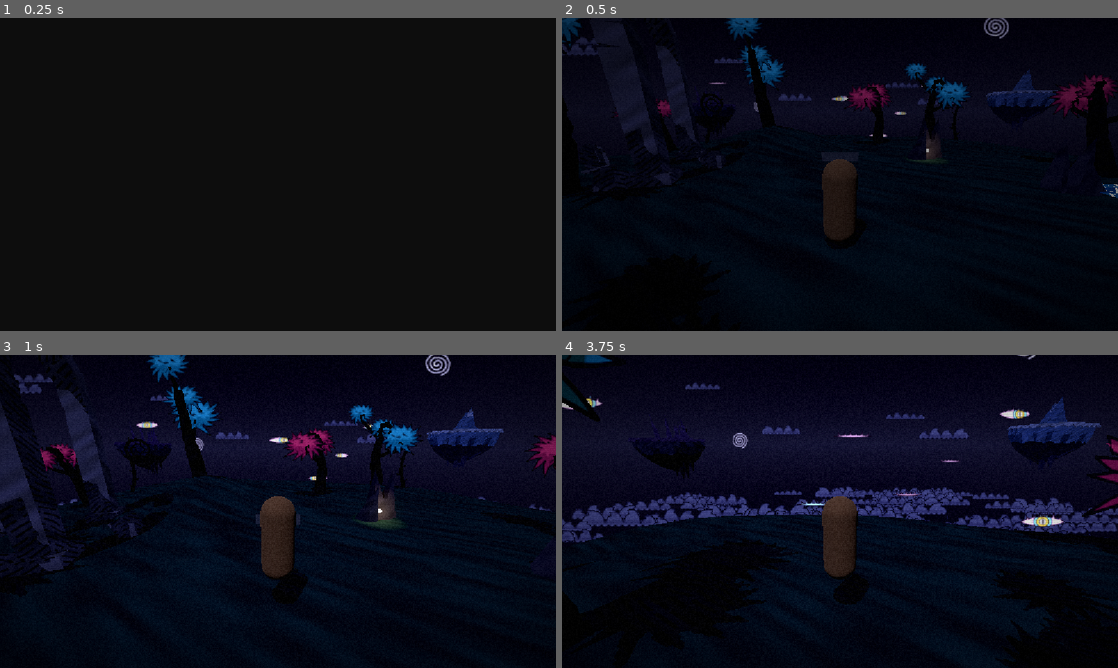
Above: before the commit, frames 1-4 (two rows, left to right).
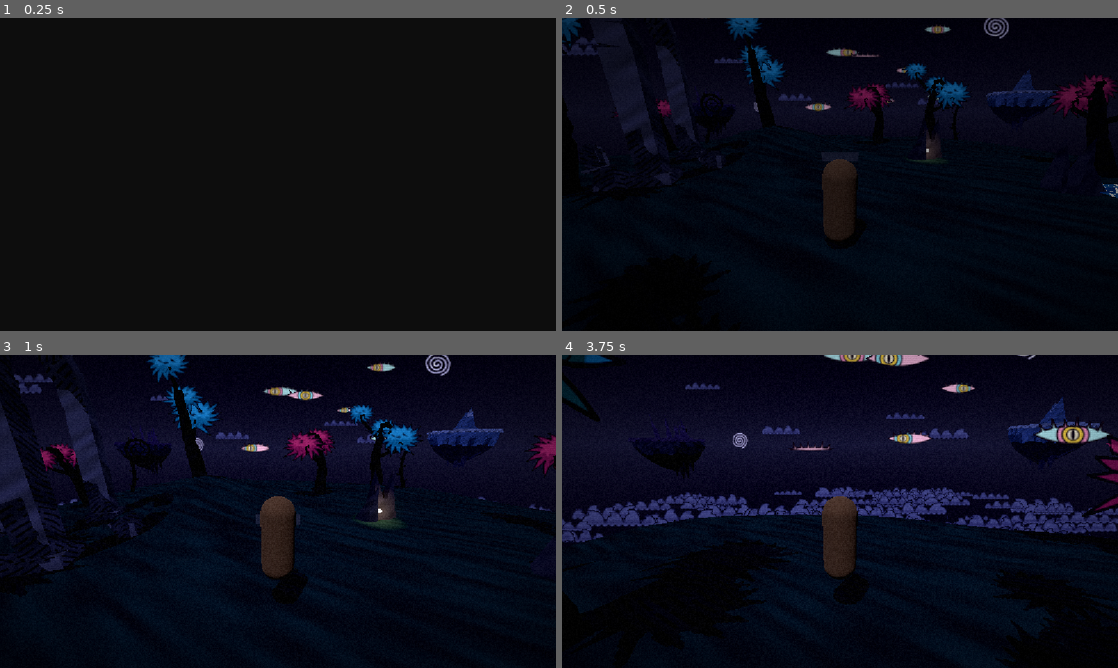
Above: after the commit, the same moments.

Repository: JackVoltaire/Dhull-Garden
Game: Godot game, scene res://scenes/main/main.tscn
Same seed, same stepped clock (60 frames per second), same inputs: the game is played once before the commit and once after it.
Inputs (mouse positions are in pixels of both pictures, inside the frame that each line leads up to):
- Up to frame 1 (0.25 s): no input
- Up to frame 2 (0.5 s): no input
- Up to frame 3 (1 s): tap Enter at 0.5 s; move the mouse to (305, 511) at 0.52 s; hold W (move_forward) from 0.53 s (still down); hold E (interact) from 0.53 s (still down); tap Space (jump) at 0.77 s
- Up to frame 4 (3.75 s): keep holding W (move_forward); move the mouse to (812, 511) at 1.27 s; release E (interact) at 1.28 s; tap Shift (sprint) at 1.35, 2.85 s; tap Space (jump) at 1.52, 3.02 s; move the mouse to (851, 505) at 2.02 s; hold E (interact) 2.03-2.78 s; move the mouse to (834, 517) at 2.77 s; move the mouse to (878, 514) at 3.52 s; hold E (interact) from 3.53 s (still down)

Frame 1 is identical in both runs. In frame 2, 0.4% of the frame differs, in the area x 25-70%, y 0-38%; in frame 3, 0.7%; in frame 4, 2.0%, in the area x 0-99%, y 0-55%.

Commit message:
Show the floating eyes in their drawn colors, up in the sky
By day the sunlight plus their own glow washed the eyes out to white
and yellow, and they sat small near the horizon. Cutouts can now ignore
the world's light (world_light 0) and keep exactly their drawn colors;
the eyes do, and float bigger and higher, among the sky doodles.

Co-Authored-By: Claude Opus 5.5 <noreply@anthropic.com>

Diff:
--- a/assets/shaders/cardboard_cutout.gdshader
+++ b/assets/shaders/cardboard_cutout.gdshader
@@ -21,6 +21,9 @@
 uniform vec4 tint : source_color = vec4(1.0);
 // Light of the drawing's own, so bright accents keep their color in shade and at night.
 uniform float self_light : hint_range(0.0, 2.0) = 0.0;
+// How much the world's light falls on the drawing. At 0 it keeps exactly its drawn colors by day
+// and night, as bright as self_light makes it.
+uniform float world_light : hint_range(0.0, 1.0) = 1.0;
 // How far the shadow caster sits behind the drawing, along the light, in mesh units; about
 // half the mesh's width. The shadow on the ground stays in place, but the drawing stops
 // shadowing itself.
@@ -81,7 +84,7 @@
 	uv.x = mix(uv.x, 1.0 - uv.x, flip);
 	uv.x = (uv.x + frame) / float(frame_count * variants);
 	vec4 color = texture(frames, uv) * tint;
-	ALBEDO = color.rgb;
+	ALBEDO = color.rgb * world_light;
 	EMISSION = color.rgb * self_light;
 	ALPHA = color.a;
 	ALPHA_SCISSOR_THRESHOLD = alpha_cut;
--- a/scenes/environment/floating_eyes/floating_eye.tres
+++ b/scenes/environment/floating_eyes/floating_eye.tres
@@ -11,6 +11,7 @@
 shader_parameter/fps = 2.0
 shader_parameter/variants = 2
 shader_parameter/self_light = 1.0
+shader_parameter/world_light = 0.0
 
 [resource]
 material = SubResource("ShaderMaterial_cutout")
--- a/scenes/levels/dream_island/dream_island.tscn
+++ b/scenes/levels/dream_island/dream_island.tscn
@@ -186,15 +186,15 @@
 transform = Transform3D(-1.64446, 0, -0.598535, 0, 1.75, 0, 0.598535, 0, -1.64446, -3, 0.05, 16)
 
 [node name="FloatingEyes" type="MultiMeshInstance3D" parent="."]
-transform = Transform3D(1, 0, 0, 0, 1, 0, 0, 0, 1, 0, 2, 0)
+transform = Transform3D(1, 0, 0, 0, 1, 0, 0, 0, 1, 0, 9, 0)
 cast_shadow = 0
 script = ExtResource("8_cutout_ring")
 cutout_mesh = ExtResource("24_eye")
-count = 12
-outer_radius = 30.0
-inner_radius = 22.0
-height_variation = 5.0
-size_range = Vector2(2.6, 4.6)
+count = 14
+outer_radius = 34.0
+inner_radius = 20.0
+height_variation = 6.0
+size_range = Vector2(4, 7)
 random_seed = 5
 
 [node name="SkyDoodles" type="MultiMeshInstance3D" parent="."]
